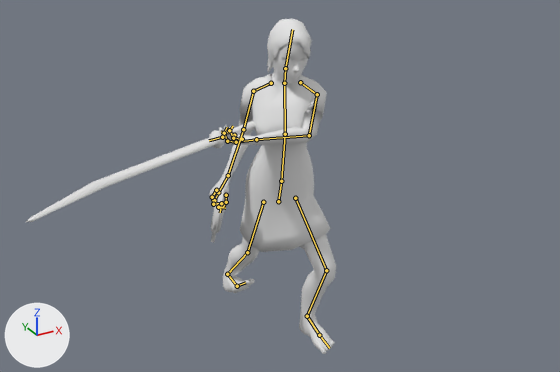
The Blender file Models/LowPlayerModelWeapon.blend, before and after one commit.
Camera for both pictures: a 50 mm lens placed at (-13.6, -25.4, 19.2), pointed at (-2.5, -5.1, 9.0). The lights are fixed; the arrows at lower left show +X, +Y and +Z. Both versions are drawn at frame 4 of the action 'Melee1'; the numbers are the values there. The bones that bend it are drawn over the model as lines.
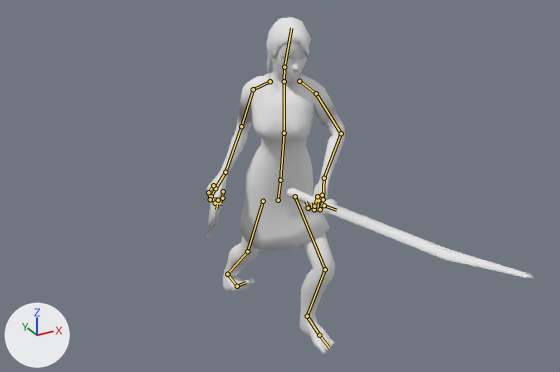
The change, as JSON lines over the scene's bpy script:
```json
{"block": "bone_hips", "where": "bone_hips = bpy.data.objects['Armature'].pose.bones['Hips']"}
{"op": "set", "path": "bone_hips.location", "old": "(0.0, -0.77, 0.58)", "new": "(0.0, -0.73, 0.53)"}
{"block": "bone_upper_arm_l", "where": "bone_upper_arm_l = bpy.data.objects['Armature'].pose.bones['Upper Arm.L']  # child of 'Shoulder.L'"}
{"op": "set", "path": "bone_upper_arm_l.rotation_quaternion", "old": "(0.917, 0.285, -0.003, -0.28)", "new": "(0.999, 0.032, 0.035, -0.017)", "note": "degrees (32, 9, -31) -> degrees (4, 4, -2)"}
{"block": "bone_lower_arm_l", "where": "bone_lower_arm_l = bpy.data.objects['Armature'].pose.bones['Lower Arm.L']  # child of 'Upper Arm.L'"}
{"op": "set", "path": "bone_lower_arm_l.rotation_quaternion", "old": "(0.762, 0.05, -0.316, -0.563)", "new": "(0.849, 0.056, -0.334, -0.405)", "note": "degrees (29, -25, -79) -> degrees (25, -31, -58)"}
{"block": "bone_hand_l", "where": "bone_hand_l = bpy.data.objects['Armature'].pose.bones['Hand.L']  # child of 'Lower Arm.L'"}
{"op": "set", "path": "bone_hand_l.rotation_quaternion", "old": "(0.94, -0.298, -0.114, -0.122)", "new": "(0.982, -0.136, -0.089, 0.098)", "note": "degrees (-34, -17, -10) -> degrees (-17, -8, 13)"}
{"block": "bone_upper_arm_r", "where": "bone_upper_arm_r = bpy.data.objects['Armature'].pose.bones['Upper Arm.R']  # child of 'Shoulder.R'"}
{"op": "set", "path": "bone_upper_arm_r.rotation_quaternion", "old": "(0.975, 0.013, -0.012, 0.223)", "new": "(0.978, -0.009, -0.019, 0.205)", "note": "degrees (1, -2, 26) -> degrees (-1, -2, 24)"}
```

Location of each change, (x1, y1, x2, y2) in pixels of the pictures (560 x 372 px):
```json
{"object": "Sphere.001", "change": "posed", "before": [26, 19, 336, 354], "after": [206, 17, 534, 354]}
{"bone": "Hips", "before": "(278, 201) to (281, 181)", "after": "(278, 200) to (280, 180)"}
{"bone": "Upper Arm.L", "before": "(317, 94) to (309, 135)", "after": "(316, 93) to (341, 133)"}
{"bone": "Lower Arm.L", "before": "(309, 135) to (256, 139)", "after": "(341, 133) to (324, 178)"}
{"bone": "Hand.L", "before": "(256, 139) to (236, 142)", "after": "(324, 178) to (323, 199)"}
{"bone": "Upper Arm.R", "before": "(253, 91) to (243, 129)", "after": "(253, 89) to (241, 126)"}
```
